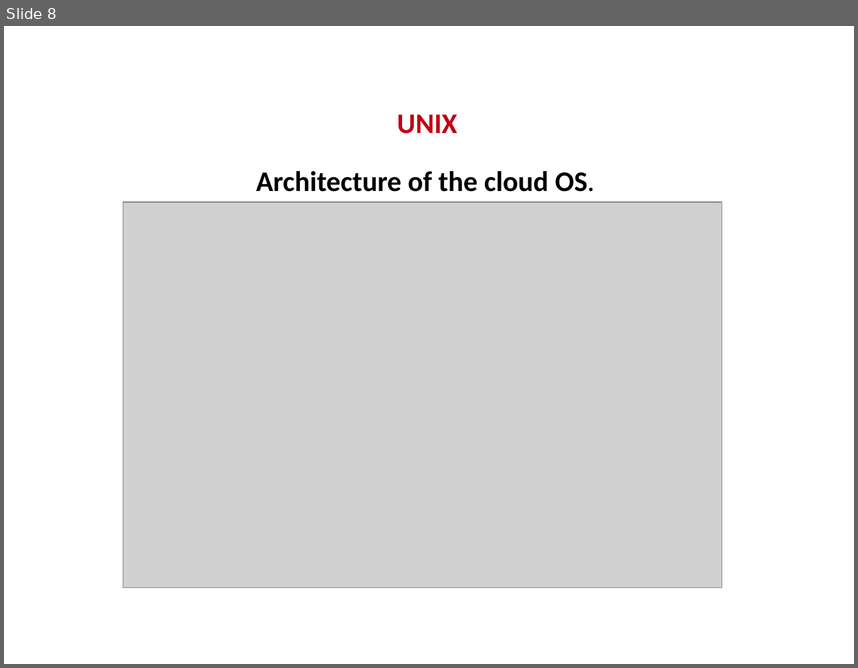
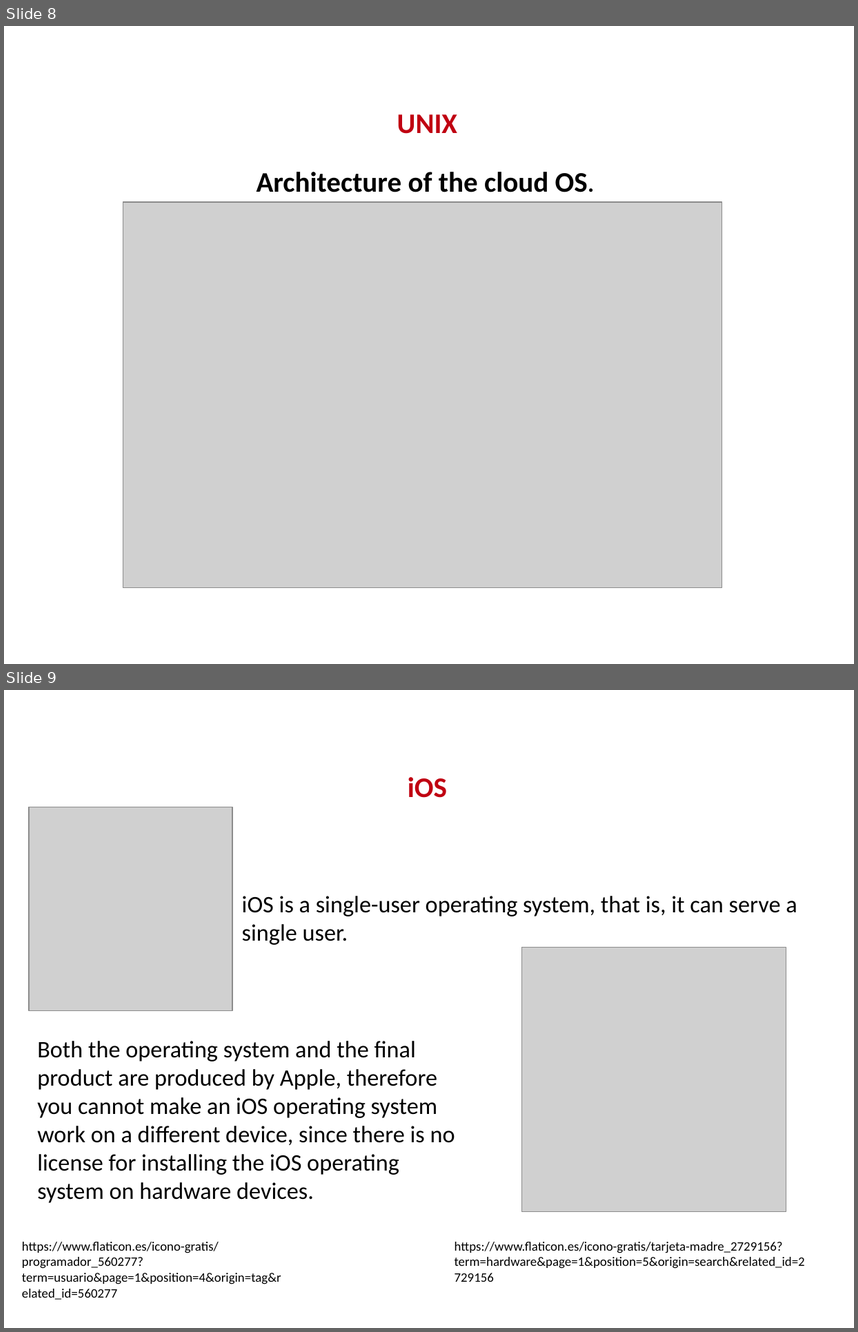
Before and after one commit to KevinSarmiento07/Evolution-Operating-System, a slide deck: DiaposEOP.pptx. Shown one above the other, each under a label of ours: slide 8 before the commit, slides 8 and 9 after it. The pictures are 858x668 and 858x1332 pixels, drawn with LibreOffice and Linux fonts; fonts in the diff are those of the drawing; grey boxes stand for pictures; background and template pictures are left out. Boxes give left, top, right and bottom in pixels: in the first picture for what was removed or moved away, otherwise in the second. Text is boxed around its words. In the diff, an @@ line names an element or a change of style, - is before the commit and + after.

```diff
--- a/DiaposEOP.pptx
+++ b/DiaposEOP.pptx
@@ slide 9 added at (4, 690, 854, 1328), background #FFFFFF @@
@@ title added at (408, 777, 447, 798), 24 pt, text #C00011, bold @@
+iOS
@@ picture added at (29, 807, 232, 1010) @@
@@ text added at (242, 896, 797, 945), 20 pt, text #000000 @@
+iOS is a single-user operating system, that is, it can serve a single user.
@@ picture added at (522, 947, 785, 1211) @@
@@ text added at (37, 1041, 455, 1203), 20 pt, text #000000 @@
+Both the operating system and the final product are produced by Apple, therefore you cannot make an iOS operating system work on a different device, since there is no license for installing the iOS operating system on hardware devices.
@@ text added at (22, 1241, 281, 1299), 11 pt, text #000000 @@
+https://www.flaticon.es/icono-gratis/programador_560277?term=usuario&page=1&position=4&origin=tag&related_id=560277
@@ text added at (455, 1241, 805, 1268), 11 pt, text #000000 @@
+https://www.flaticon.es/icono-gratis/tarjeta-madre_2729156?term=hardware&page=1&position=5&origin=search&related_id=2729156
@@ page number added at (766, 1294, 842, 1320), 12 pt, text #FFFFFF @@
+9
```
Also in this commit, not shown: 3 other slides added, 7 other files.
